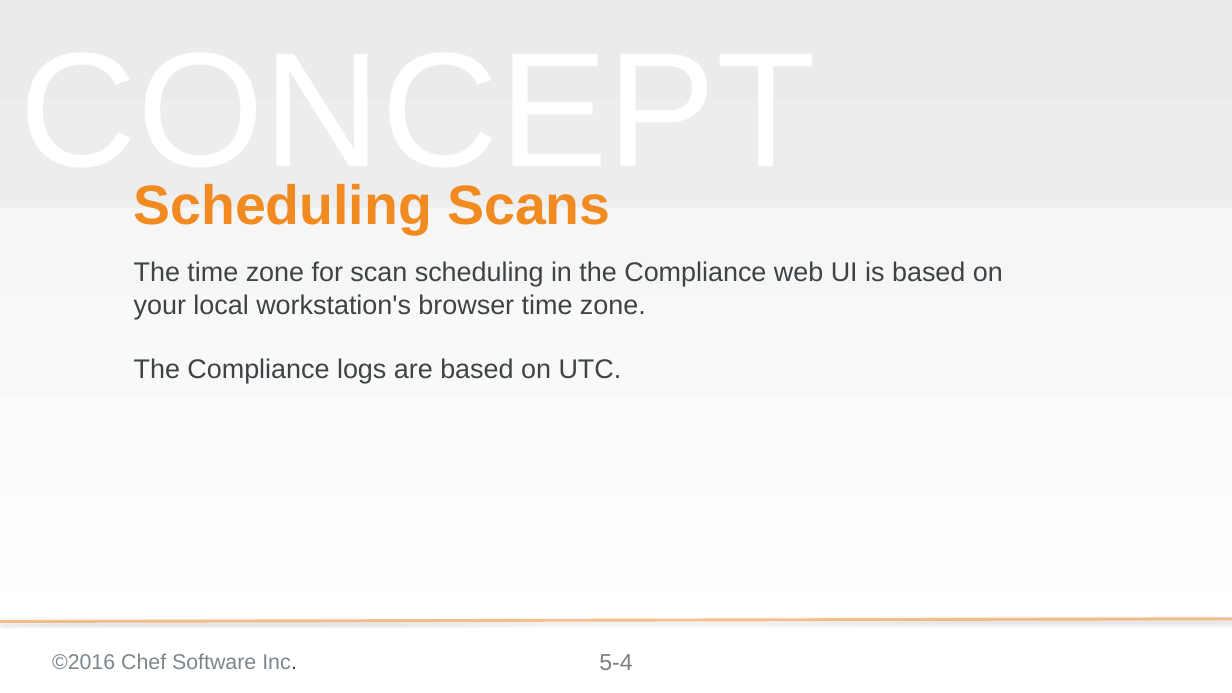
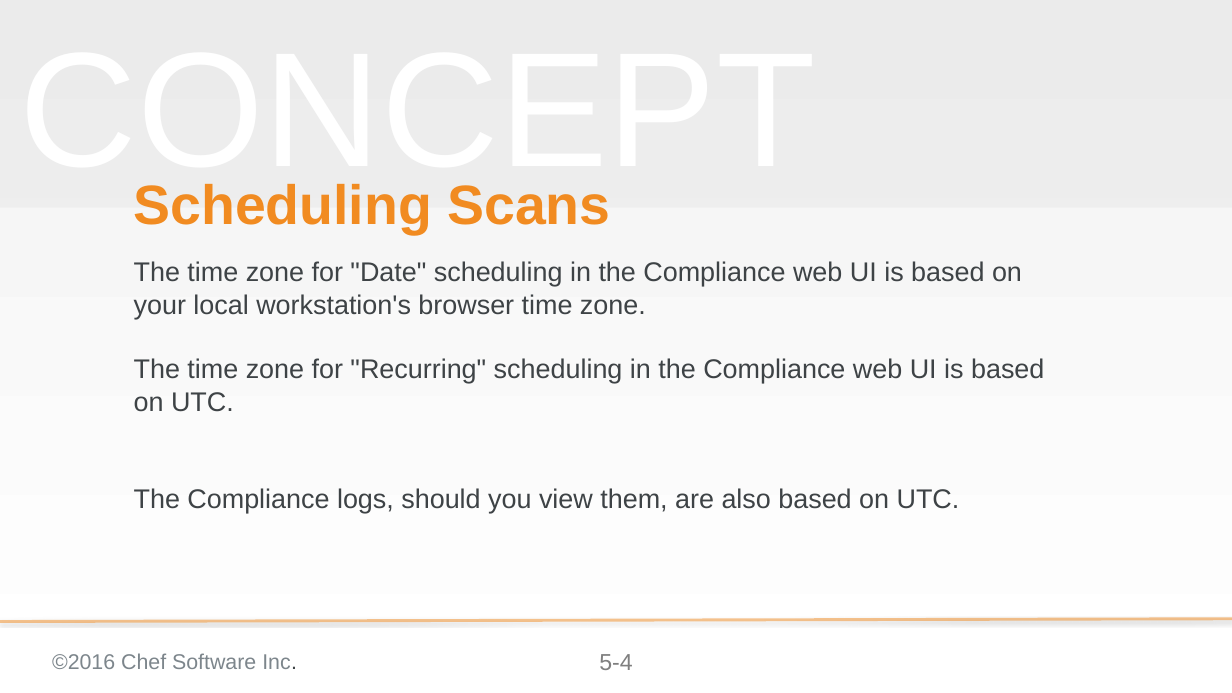
Before and after one commit to bchamby/chef-compliance-installation-configuration-operation, a slide deck: slide 4 of 05-scheduling-scans-reports.pptx. Drawn at 1232x693 pixels with LibreOffice and Linux fonts; fonts in the diff are those of the drawing; background and template pictures are left out. Boxes give left, top, right and bottom in pixels: in the first picture for what was removed or moved away, otherwise in the second. Text is boxed around its words. In the diff, an @@ line names an element or a change of style, - is before the commit and + after.

Commit message:
added recurring scans content

```diff
--- a/05-scheduling-scans-reports.pptx
+++ b/05-scheduling-scans-reports.pptx
@@ subtitle at bbox=[134, 261, 1044, 513]: text changed @@
-The time zone for scan scheduling in the Compliance web UI is based on your local workstation's browser time zone.
-The Compliance logs are based on UTC.
+The time zone for "Date" scheduling in the Compliance web UI is based on your local workstation's browser time zone.
+The time zone for "Recurring" scheduling in the Compliance web UI is based on UTC.
+The Compliance logs, should you view them, are also based on UTC.
```
Also in this commit, not shown: 4 other slides changed, 3 slides added, 6 slides removed.
